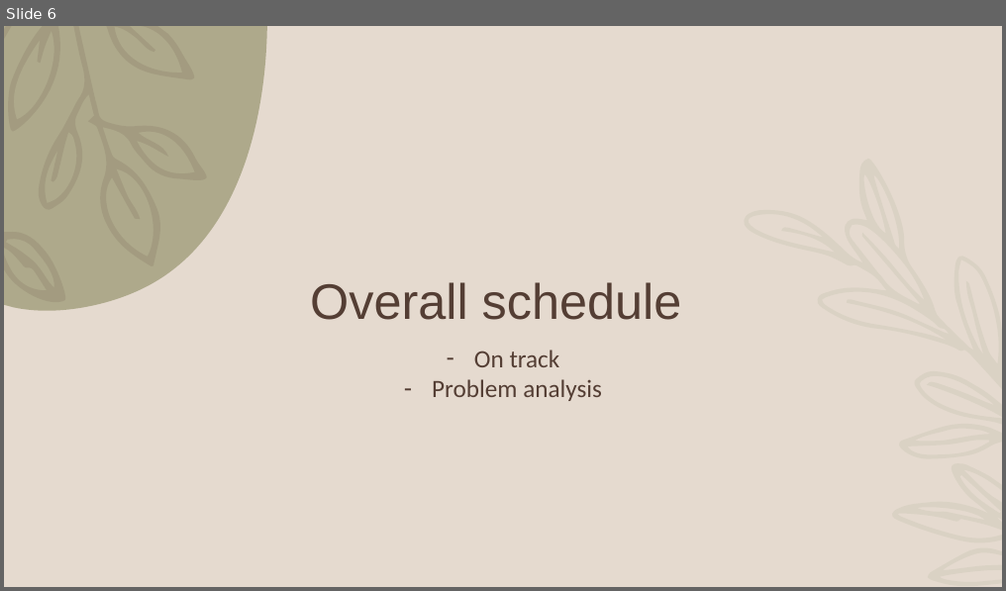
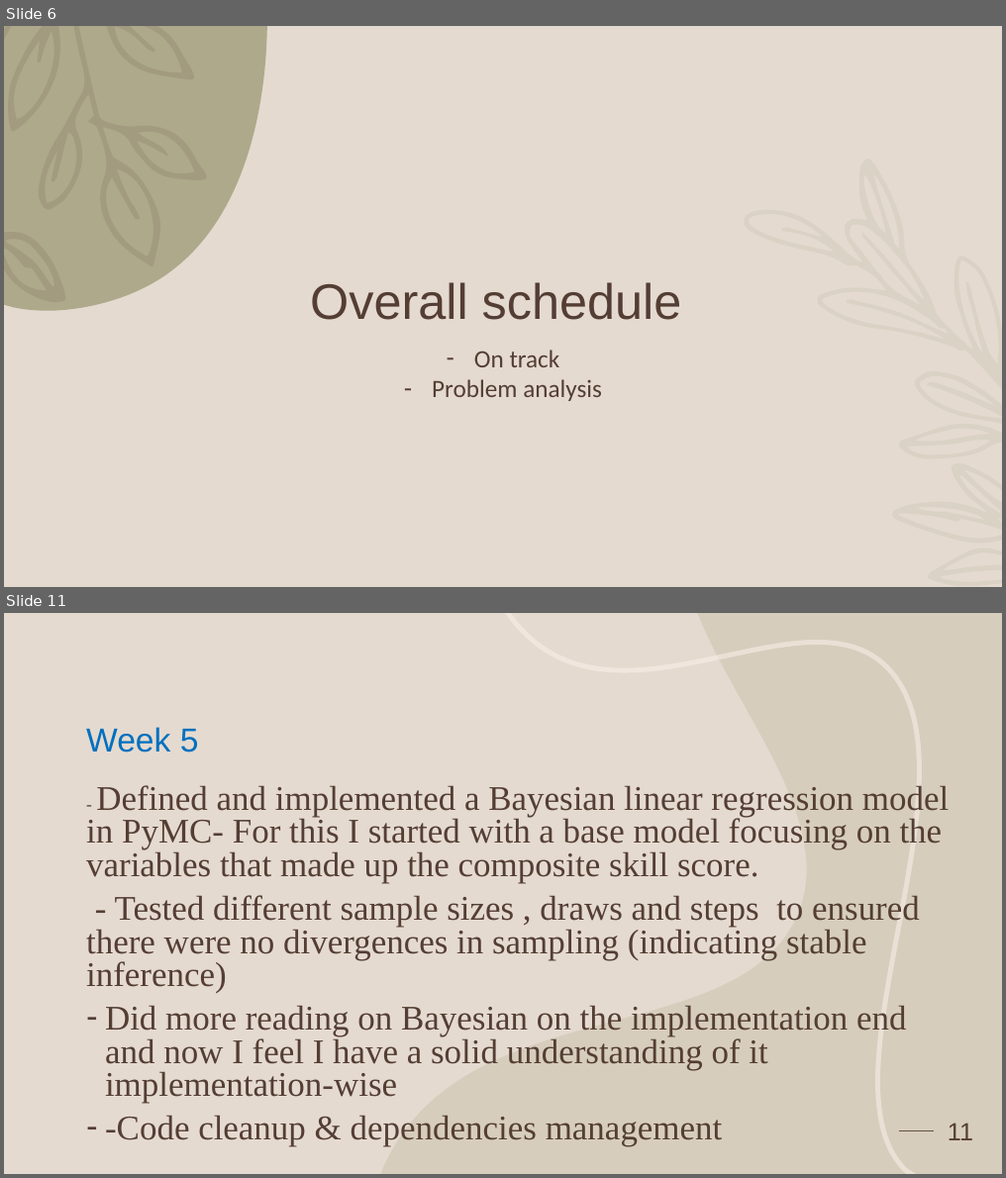
Before and after one commit to GraceWangui/bayesian-causal-analysis, a slide deck: Presentations/MSC DISSERTATION Presentations.pptx. Shown one above the other, each under a label of ours: slide 6 before the commit, slides 6 and 11 after it; the slides between them are not shown. The pictures are 1006x591 and 1006x1178 pixels, drawn with LibreOffice and Linux fonts; fonts in the diff are those of the drawing; background and template pictures are left out. Boxes give left, top, right and bottom in pixels: in the first picture for what was removed or moved away, otherwise in the second. Text is boxed around its words. In the diff, an @@ line names an element or a change of style, - is before the commit and + after.

Commit message:
feat : bayesian inference base model

```diff
--- a/Presentations/MSC DISSERTATION Presentations.pptx
+++ b/Presentations/MSC DISSERTATION Presentations.pptx
@@ slide 11 added at [4, 613, 1002, 1174], background #E5DACF @@
@@ freeform shape added at [380, 613, 1002, 1174], fill #A09D79 at 20% opacity @@
@@ freeform shape added at [506, 613, 920, 1174], outline #FEF3ED 4.75 pt @@
@@ title added at [86, 727, 199, 753], 32 pt, text #0070C0 @@
+Week 5
@@ text added at [86, 785, 948, 1104], 33.3 pt, text #543E34 @@
+- Defined and implemented a Bayesian linear regression model in PyMC- For this I started with a base model focusing on the variables that made up the composite skill score.
+- Tested different sample sizes , draws and steps to ensured there were no divergences in sampling (indicating stable inference)
+– Did more reading on Bayesian on the implementation end and now I feel I have a solid understanding of it implementation-wise
+– -Code cleanup & dependencies management
@@ line added from (899, 1131) to (934, 1131), #543E34 1.25 pt @@
@@ page number added at [947, 1123, 973, 1141], 24 pt, text #543E34 @@
+11
```
Also in this commit, not shown: 3 slides changed, 4 other slides added, 5 slides removed, 7 other files.
